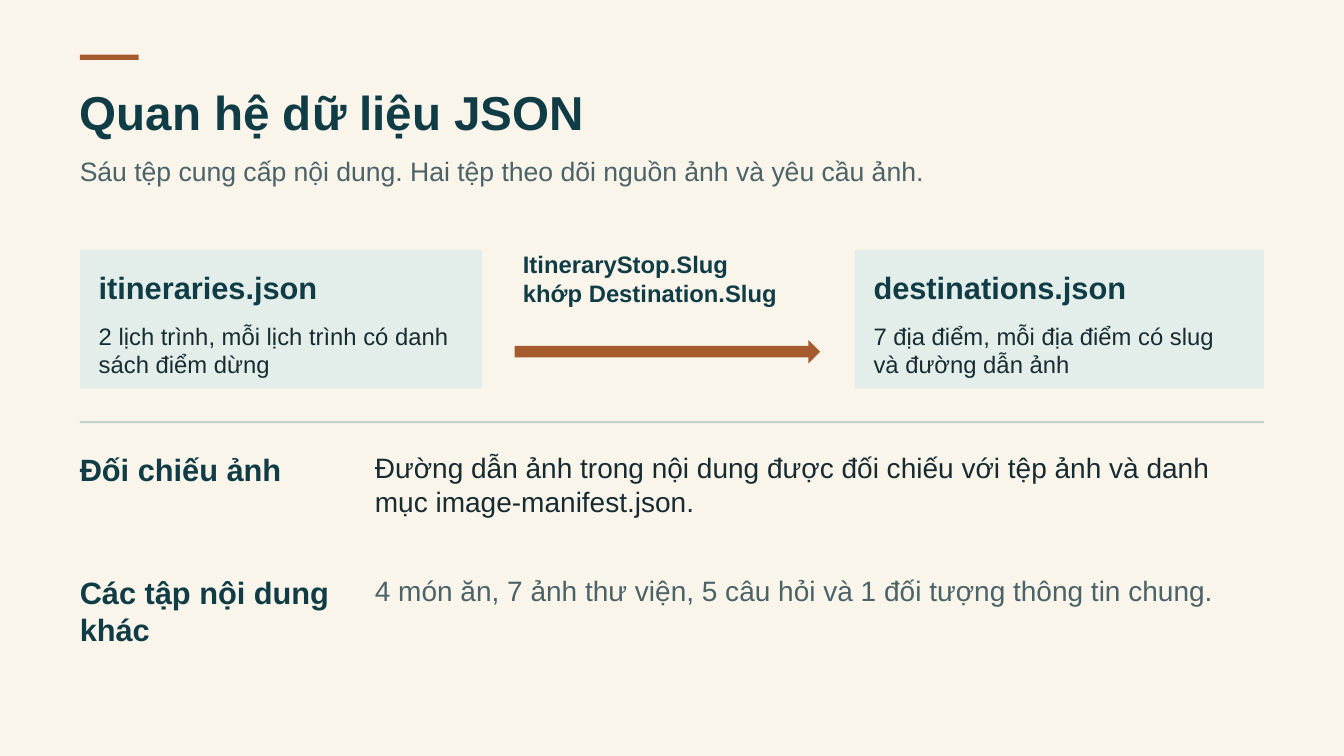
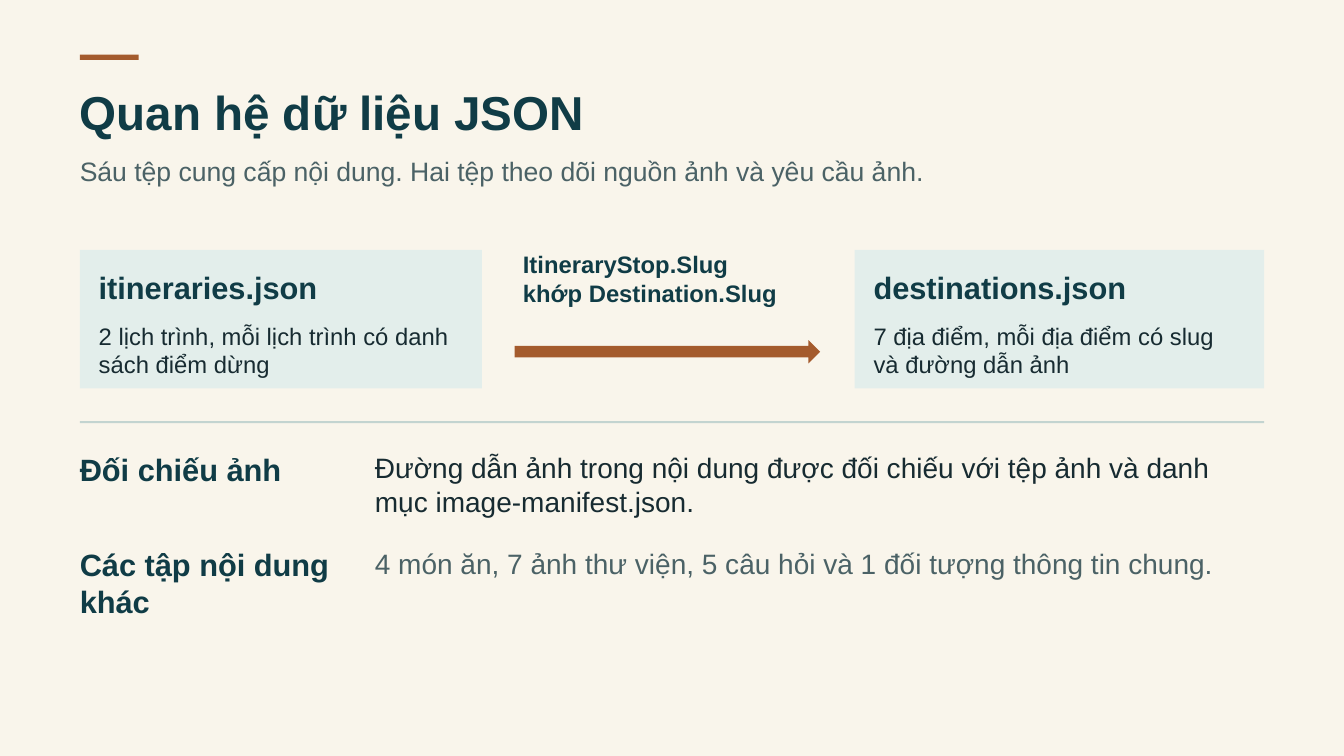
Before and after one commit to anhpham1504/ASPNET-DK25TTC5-lehien-BADONG, a slide deck: slide 7 of thesis/abs/BA-DONG-Coastal-Escape.pptx. Drawn at 1344x756 pixels with LibreOffice and Linux fonts; fonts in the diff are those of the drawing. Boxes give left, top, right and bottom in pixels: in the first picture for what was removed or moved away, otherwise in the second. Text is boxed around its words. In the diff, an @@ line names an element or a change of style, - is before the commit and + after.

```diff
--- a/thesis/abs/BA-DONG-Coastal-Escape.pptx
+++ b/thesis/abs/BA-DONG-Coastal-Escape.pptx
@@ text "Các tập nội dung khác" moved from (x1=80, y1=581, x2=329, y2=642) to (x1=80, y1=553, x2=329, y2=614) @@
@@ text "4 món ăn, 7 ảnh ..." moved from (x1=375, y1=579, x2=1212, y2=606) to (x1=375, y1=552, x2=1212, y2=579) @@
```
Also in this commit, not shown: 7 other slides changed, 46 other files.
